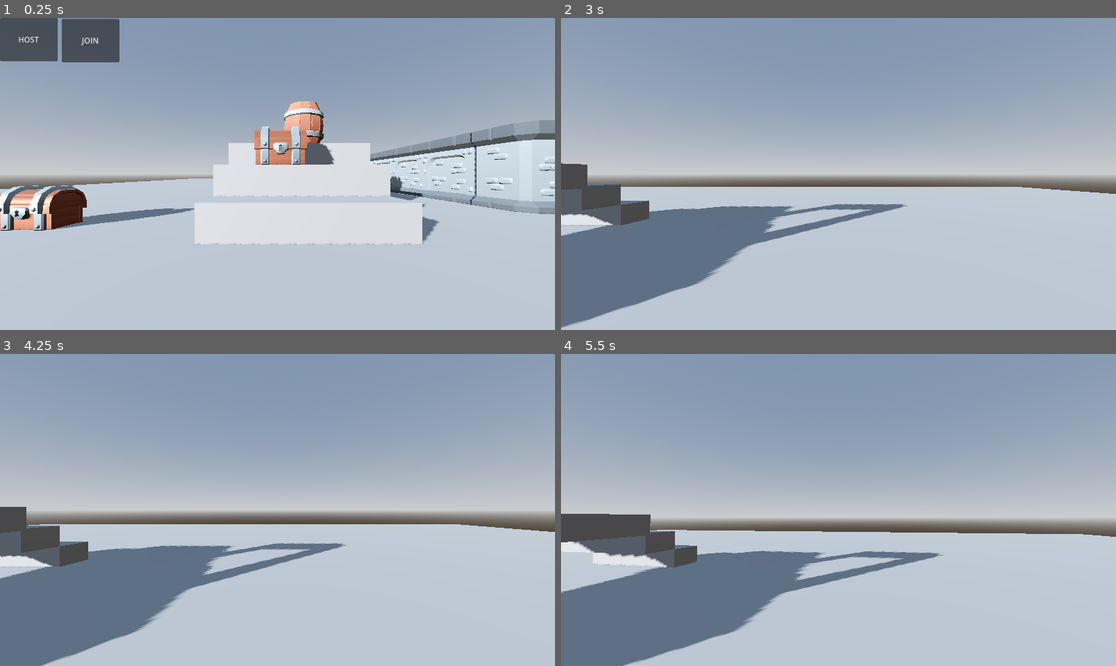
Above: before the commit, frames 1-4 (two rows, left to right).
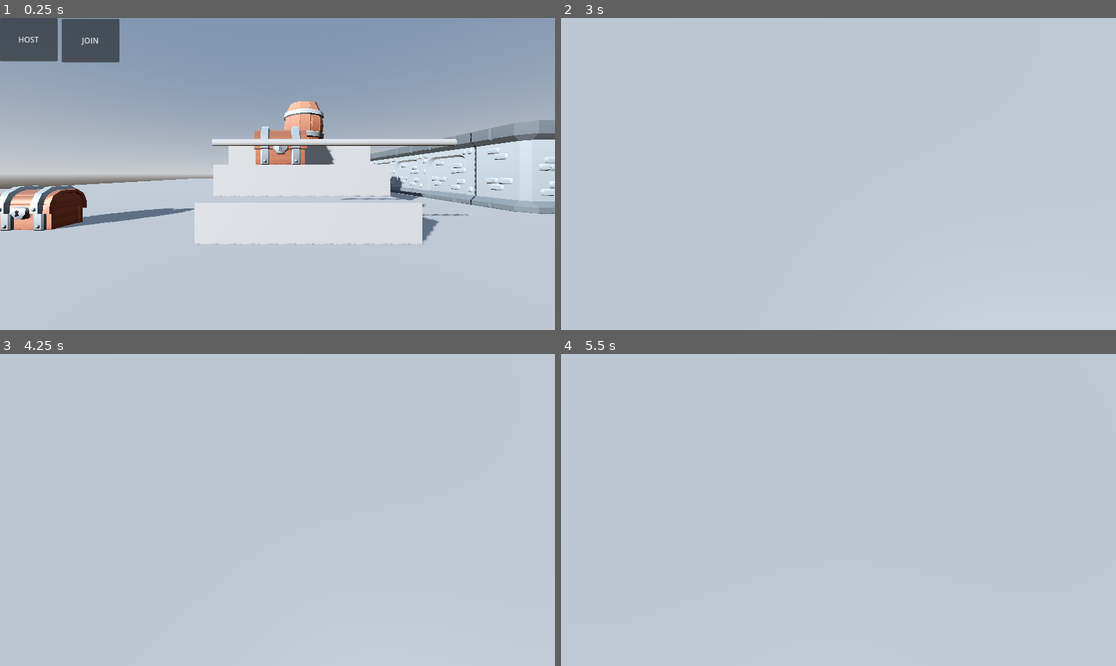
Above: after the commit, the same moments.

Repository: Sarvesh-222/ESCAPE_SFIT
Game: Godot game, scene res://Scenes/main.tscn
Two runs of this game, one before a commit and one after it. Both use one fixed random seed, a clock stepped at 60 frames per second and the inputs below.
Inputs (mouse positions are in pixels of both pictures, inside the frame that each line leads up to):
- Up to frame 1 (0.25 s): no input
- Up to frame 2 (3 s): tap Enter (ui_accept) at 0.5, 0.77, 1.52, 2.75 s; move the mouse to (960, 158) at 0.52 s; hold Right (ui_right) 0.53-1.28 s; hold P 0.53-1.28 s; click (960, 158) at 0.67 s; move the mouse to (810, 174) at 1.27 s; hold Up (ui_up) 1.28-2 s; tap P at 1.35 s; click "HOST" at 2 s; move the mouse to (849, 167) at 2.77 s; hold Up (ui_up) from 2.78 s (still down); hold P from 2.78 s (still down)
- Up to frame 3 (4.25 s): keep holding Up (ui_up); move the mouse to (271, 516) at 3.52 s; release P at 3.53 s; tap P at 3.6 s; click (271, 516) at 3.67 s; tap Enter (ui_accept) at 3.77 s
- Up to frame 4 (5.5 s): keep holding Up (ui_up); move the mouse to (877, 513) at 4.27 s; hold P 4.28-5.03 s; tap Enter (ui_accept) at 4.52, 5, 5.27 s; move the mouse to (794, 506) at 5.02 s; tap P at 5.1 s

The runs differ from the first frame. In frame 1, 1.0% of the frame differs, in the area x 38-85%, y 38-64%; in frame 2, 51%; in frame 3, 52%; in frame 4, 56%, in the area x 0-100%, y 0-100%.
Error after the commit: Cannot call method 'queue_free' on a null value. (res://Scripts/main.gd:30)

Commit message:
Added Laser game Elements: Beam With Movement Script :)

Diff:
--- /dev/null
+++ b/Scenes/LaserGame/laser_beam.tscn
@@ -0,0 +1,15 @@
+[gd_scene load_steps=3 format=3 uid="uid://bfb5lvdqii8s4"]
+
+[ext_resource type="Script" uid="uid://d01eqv52xow1h" path="res://Scripts/LaserGameScripts/laser_beam.gd" id="1_tugql"]
+
+[sub_resource type="CylinderShape3D" id="CylinderShape3D_7l4ys"]
+
+[node name="LaserBeam" type="StaticBody3D"]
+script = ExtResource("1_tugql")
+
+[node name="CSGCylinder3D" type="CSGCylinder3D" parent="."]
+transform = Transform3D(-4.37114e-09, -1.722, 0, 0.1, -7.5271e-08, 0, 0, 0, 0.1, 0, 0, 0)
+
+[node name="CollisionShape3D" type="CollisionShape3D" parent="."]
+transform = Transform3D(-4.37114e-09, -1.722, 0, 0.1, -7.5271e-08, 0, 0, 0, 0.1, 0, 0, 0)
+shape = SubResource("CylinderShape3D_7l4ys")
--- a/Scenes/main.tscn
+++ b/Scenes/main.tscn
@@ -7,6 +7,7 @@
 [ext_resource type="PackedScene" uid="uid://c6pjq0knegrw8" path="res://Scenes/wall_corner_2.tscn" id="4_21xkr"]
 [ext_resource type="PackedScene" uid="uid://b8ubeojf3iuwa" path="res://Scenes/wall_arched_2.tscn" id="5_6bp64"]
 [ext_resource type="PackedScene" uid="uid://bnprfbw5w86kp" path="res://Scenes/wall_shelved.tscn" id="6_344ge"]
+[ext_resource type="PackedScene" uid="uid://bfb5lvdqii8s4" path="res://Scenes/LaserGame/laser_beam.tscn" id="8_344ge"]
 
 [sub_resource type="ProceduralSkyMaterial" id="ProceduralSkyMaterial_7u77a"]
 sky_horizon_color = Color(0.662243, 0.671743, 0.686743, 1)
@@ -167,5 +168,11 @@
 [node name="NewCHEST" parent="." instance=ExtResource("3_jjvhh")]
 transform = Transform3D(1, 0, 0, 0, 1, 0, 0, 0, 1, -14, 2.5, 30.6)
 
+[node name="LaserBeam" parent="." instance=ExtResource("8_344ge")]
+transform = Transform3D(1, 0, 0, 0, 1, 0, 0, 0, 1, -13.3, 1.4, 34.8)
+left_right = true
+range = 5
+moveSpeed = 5.0
+
 [connection signal="pressed" from="CanvasLayer/Host" to="." method="_on_host_pressed"]
 [connection signal="pressed" from="CanvasLayer/Join" to="." method="_on_join_pressed"]
--- /dev/null
+++ b/Scripts/LaserGameScripts/laser_beam.gd
@@ -0,0 +1,59 @@
+extends StaticBody3D
+var init_positon_y:=0.0
+var init_positon_x:=0.0
+
+@export_group("MODES(Select Only One)")
+@export var up_down:=true
+@export var left_right:=false
+@export var rotate:=false
+
+@export_group("ATTRIBUTES")
+@export var range:=50
+@export var moveSpeed:=10.0
+
+# Called when the node enters the scene tree for the first time.
+func _ready() -> void:
+	init_positon_y=position.y
+	init_positon_x=position.x
+
+	pass # Replace with function body.
+
+
+# Called every frame. 'delta' is the elapsed time since the previous frame.
+func _process(delta: float) -> void:
+	if(up_down):
+		UpDown(delta)
+	elif left_right:
+		LeftRight(delta)
+	pass
+
+var isMovingUp:=true
+func UpDown(delta:float):
+
+	if(isMovingUp):   #Up movement
+		if(position.y< init_positon_y+range):
+			position.y+=moveSpeed*delta
+		elif(position.y>= init_positon_y+range):
+			isMovingUp=false
+			init_positon_y=position.y
+	else:			#Down MOvement
+		if(position.y> init_positon_y-range):
+			position.y-= moveSpeed*delta
+		elif(position.y<= init_positon_y-range):
+			isMovingUp=true
+			init_positon_y=position.y
+
+var isMovingLeft:=false
+func LeftRight(delta:float):
+		if !isMovingLeft:  #Right Movement
+			if position.x<init_positon_x+range:
+				position.x+=moveSpeed*delta
+			elif position.x>= init_positon_x+range:
+				isMovingLeft=true
+				init_positon_x=position.x
+		else:               #lEFT Movement
+			if position.x>init_positon_x-range:
+				position.x-=moveSpeed*delta
+			elif position.x<= init_positon_x-range:
+				isMovingLeft=false
+				init_positon_x=position.x
Not shown, changed: Addons/brackeys-proto-controller-main/proto_controller/proto_controller.gd
Not shown: 1 places in Scenes/main.tscn that only renumber resources
Not shown, added: Scripts/LaserGameScripts/laser_beam.gd.uid
